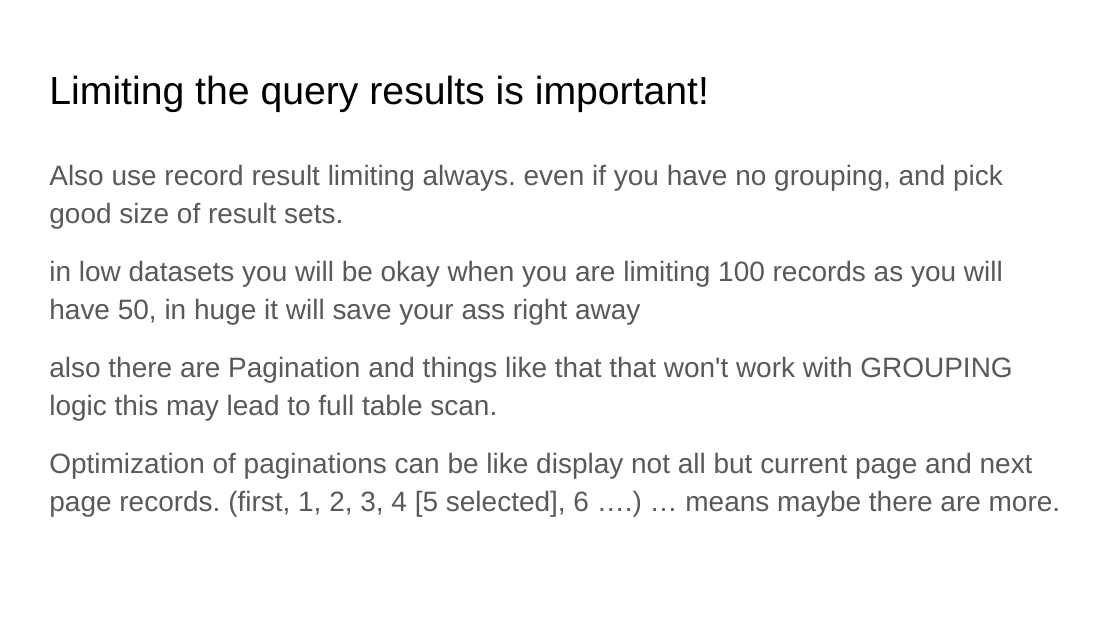
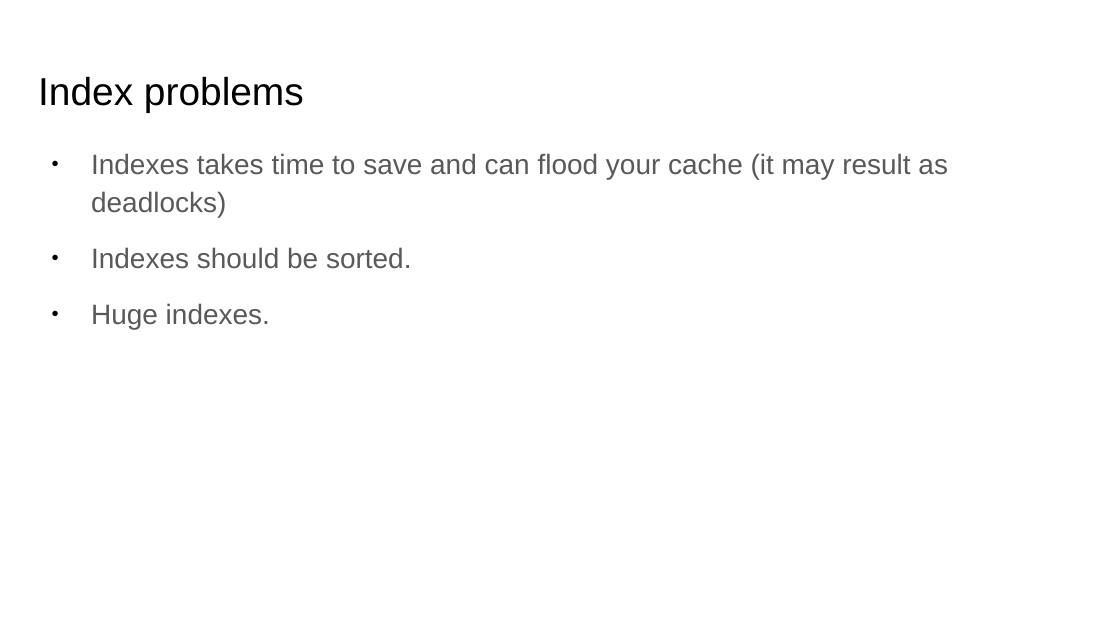
Before and after one commit to Neznajki/devclub-high-load-db, a slide deck: slide 8 of High Load System DB.pptx (slide 19 before the commit). Drawn at 1120x630 pixels with LibreOffice and Linux fonts; fonts in the diff are those of the drawing. Boxes give left, top, right and bottom in pixels: in the first picture for what was removed or moved away, otherwise in the second. Text is boxed around its words. In the diff, an @@ line names an element or a change of style, - is before the commit and + after.

```diff
--- a/High Load System DB.pptx
+++ b/High Load System DB.pptx
@@ text "Index problems" at bbox=[38, 76, 304, 112]: vertical alignment top to middle @@
@@ text at bbox=[38, 76, 304, 112]: text changed; size 25.2 to 25 pt @@
-Limiting the query results is important!
+Index problems
@@ text at bbox=[91, 153, 948, 329]: text changed @@
-Also use record result limiting always. even if you have no grouping, and pick good size of result sets.
-in low datasets you will be okay when you are limiting 100 records as you will have 50, in huge it will save your ass right away
-also there are Pagination and things like that that won't work with GROUPING logic this may lead to full table scan.
-Optimization of paginations can be like display not all but current page and next page records. (first, 1, 2, 3, 4 [5 selected], 6 ….) … means maybe there are more.
+● Indexes takes time to save and can flood your cache (it may result as deadlocks)
+● Indexes should be sorted.
+● Huge indexes.
```
Also in this commit, not shown: 14 other slides changed, 15 slides added, 5 slides removed, 1 other file.
